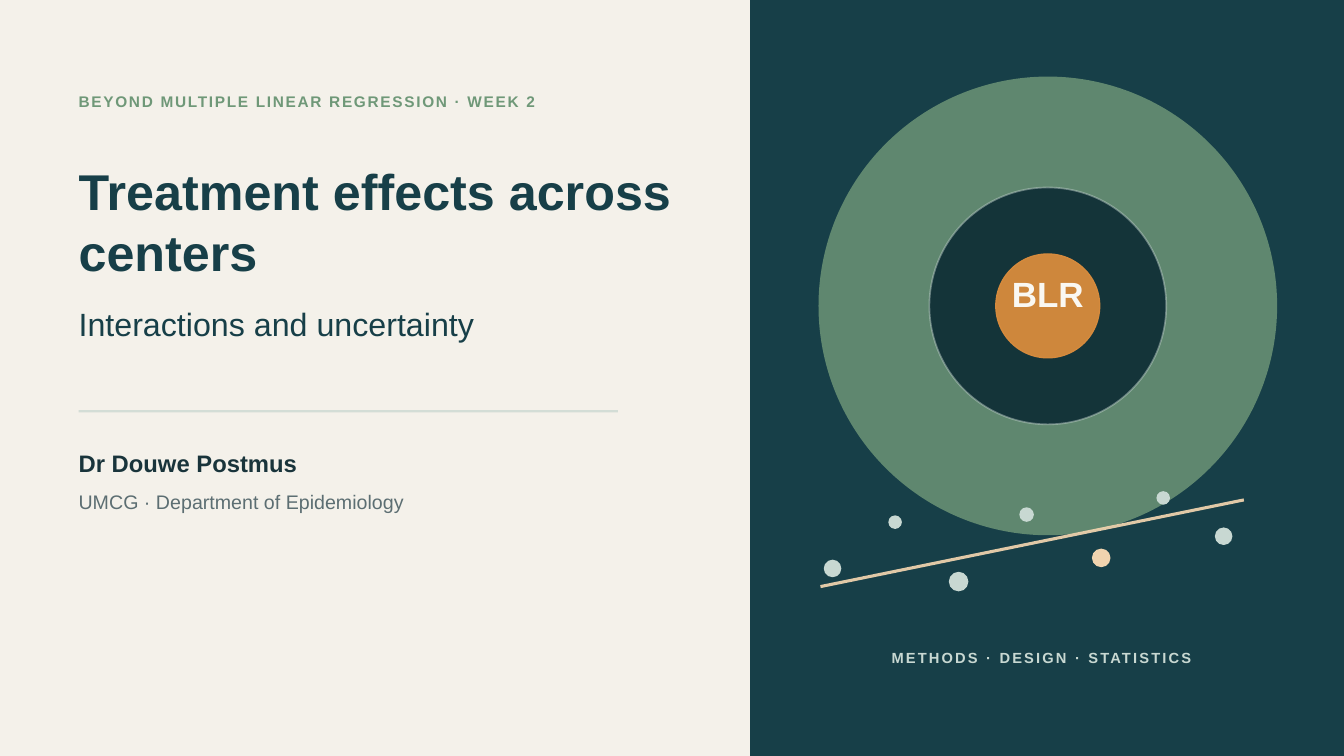
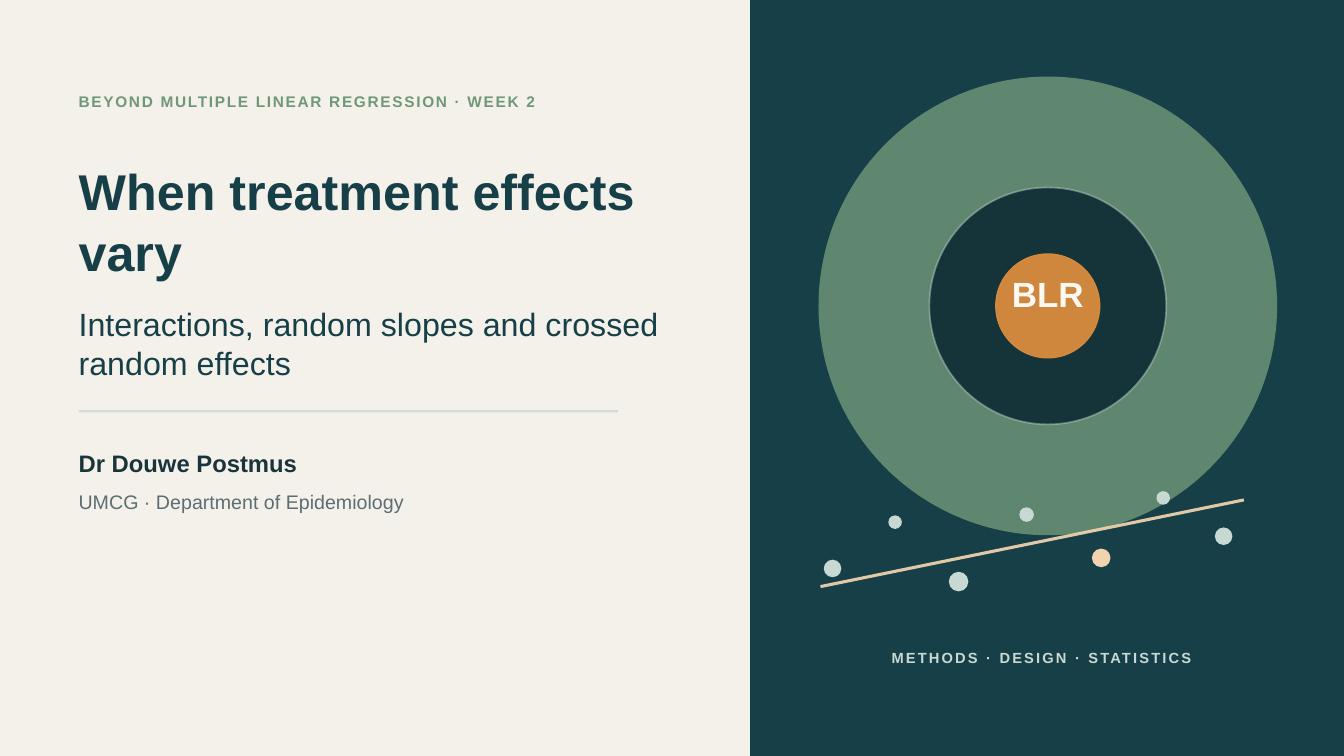
Before and after one commit to Postmus/BeyondMLR, a slide deck: slide 1 of lectures_2627/week2/Beyond_MLR_Week_2.pptx. Drawn at 1344x756 pixels with LibreOffice and Linux fonts; fonts in the diff are those of the drawing. Boxes give left, top, right and bottom in pixels: in the first picture for what was removed or moved away, otherwise in the second. Text is boxed around its words. In the diff, an @@ line names an element or a change of style, - is before the commit and + after.

```diff
--- a/lectures_2627/week2/Beyond_MLR_Week_2.pptx
+++ b/lectures_2627/week2/Beyond_MLR_Week_2.pptx
@@ text at <box>79,173,635,281</box>: text changed @@
-Treatment effects across centers
+When treatment effects vary
@@ text at <box>79,312,658,376</box>: text changed @@
-Interactions and uncertainty
+Interactions, random slopes and crossed random effects
```
Also in this commit, not shown: 15 other slides changed, 3 slides added, 4 slides removed, 49 other files.
